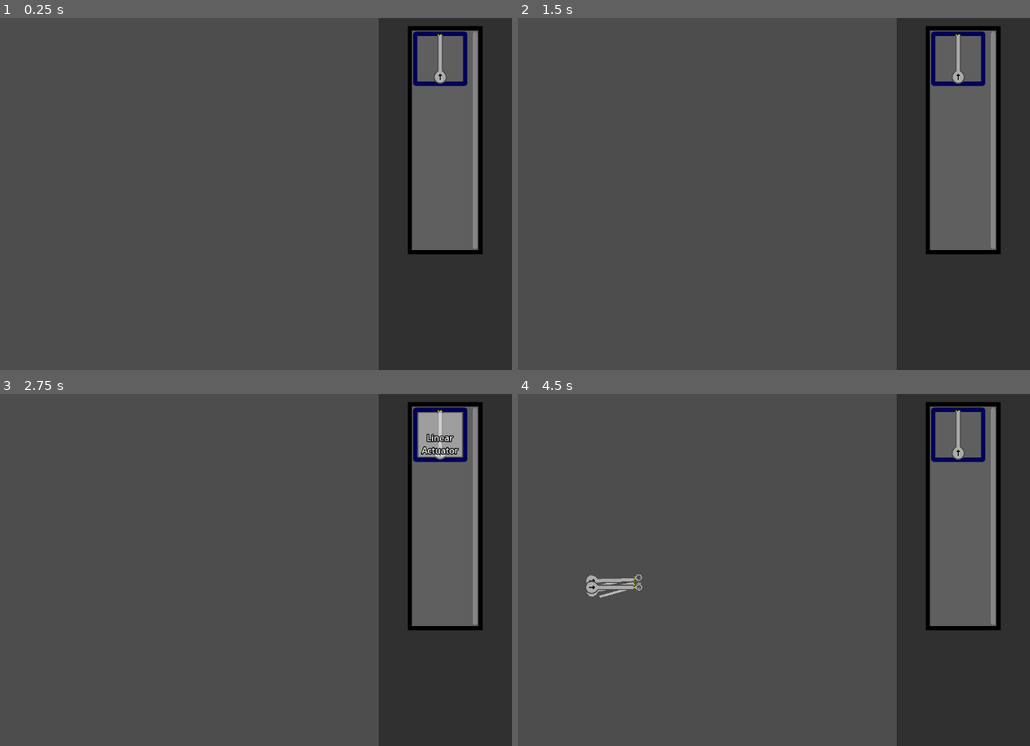
Above: before the commit, frames 1-4 (two rows, left to right).
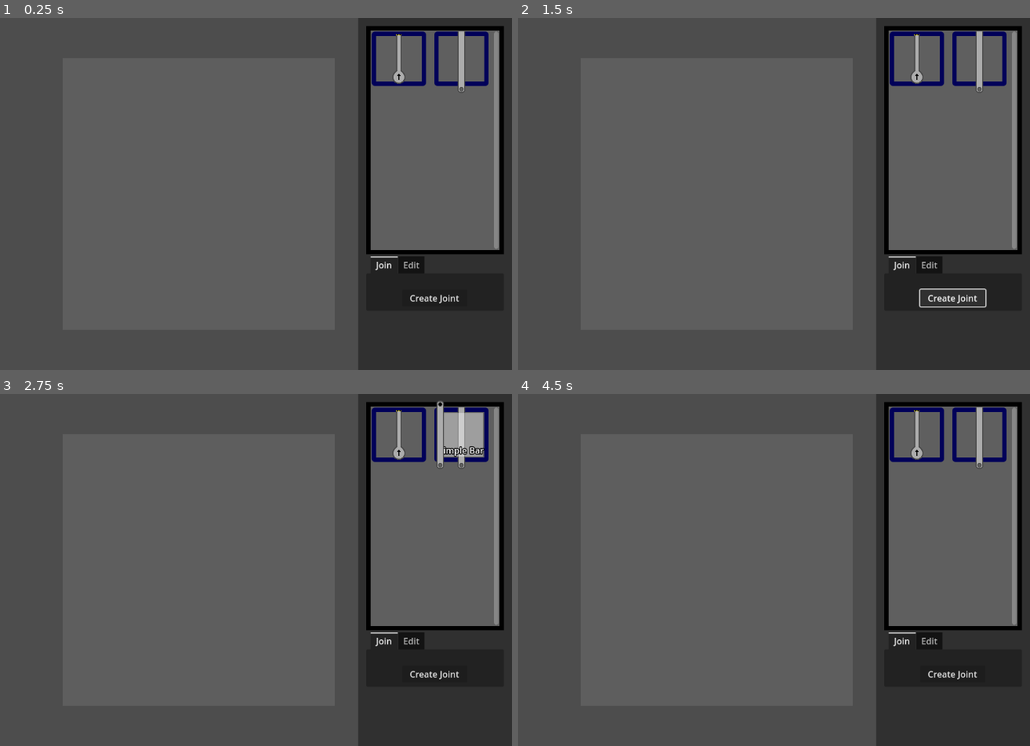
Above: after the commit, the same moments.

Repository: HUG-DEALR/designer_miner
Game: Godot game, scene res://Scenes/Menus/Builder_Menu.tscn
Same seed, same stepped clock (60 frames per second), same inputs: the game is played once before the commit and once after it. This scene is started directly instead of the project's main scene.
Inputs (mouse positions are in pixels of both pictures, inside the frame that each line leads up to):
- Up to frame 1 (0.25 s): no input
- Up to frame 2 (1.5 s): click (958, 60) at 0.52 s; click (953, 299) at 1.25 s, where only the run after the commit has a clickable "Create Joint"
- Up to frame 3 (2.75 s): click (440, 436) at 2.02 s
- Up to frame 4 (4.5 s): click (958, 436) at 2.77 s; tap Enter at 3.5 s; move the mouse to (855, 552) at 3.52 s; tap 2 at 3.6, 4.35 s; click (855, 552) at 3.67 s; tap Space at 4.25 s; move the mouse to (589, 587) at 4.27 s; click (589, 587) at 4.42 s

The runs differ from the first frame. In frame 1, 12% of the frame differs, in the area x 69-99%, y 0-100%; in frame 2, 13%; in frame 3, 13%; in frame 4, 13%.

Commit message:
added menu elements and dragging capacity to building menu

Diff:
--- a/Scenes/Menus/Builder_Menu.tscn
+++ b/Scenes/Menus/Builder_Menu.tscn
@@ -20,6 +20,9 @@
 border_width_right = 8
 border_width_bottom = 8
 border_color = Color(0, 0, 0, 1)
+
+[sub_resource type="StyleBoxFlat" id="StyleBoxFlat_rrsfb"]
+bg_color = Color(1, 1, 1, 0.0980392)
 
 [node name="BuilderMenu" type="Node2D"]
 script = ExtResource("1_71iis")
@@ -79,4 +82,90 @@
 theme_override_constants/v_separation = 15
 columns = 2
 
-[node name="Mouse_Follower" type="Node2D" parent="."]
+[node name="TabContainer" type="TabContainer" parent="CanvasLayer/Control/PanelContainer/VBoxContainer"]
+custom_minimum_size = Vector2(200, 100)
+layout_mode = 2
+current_tab = 0
+
+[node name="Join" type="VBoxContainer" parent="CanvasLayer/Control/PanelContainer/VBoxContainer/TabContainer"]
+layout_mode = 2
+theme_override_constants/separation = 5
+metadata/_tab_index = 0
+
+[node name="HBoxContainer" type="HBoxContainer" parent="CanvasLayer/Control/PanelContainer/VBoxContainer/TabContainer/Join"]
+layout_mode = 2
+theme_override_constants/separation = 5
+alignment = 1
+
+[node name="node_a" type="Label" parent="CanvasLayer/Control/PanelContainer/VBoxContainer/TabContainer/Join/HBoxContainer"]
+custom_minimum_size = Vector2(75, 25)
+layout_mode = 2
+horizontal_alignment = 1
+vertical_alignment = 1
+
+[node name="node_b" type="Label" parent="CanvasLayer/Control/PanelContainer/VBoxContainer/TabContainer/Join/HBoxContainer"]
+custom_minimum_size = Vector2(75, 25)
+layout_mode = 2
+horizontal_alignment = 1
+vertical_alignment = 1
+
+[node name="Button" type="Button" parent="CanvasLayer/Control/PanelContainer/VBoxContainer/TabContainer/Join"]
+custom_minimum_size = Vector2(120, 25)
+layout_mode = 2
+size_flags_horizontal = 4
+text = "Create Joint"
+
+[node name="Edit" type="VBoxContainer" parent="CanvasLayer/Control/PanelContainer/VBoxContainer/TabContainer"]
+visible = false
+layout_mode = 2
+theme_override_constants/separation = 5
+metadata/_tab_index = 1
+
+[node name="label" type="Label" parent="CanvasLayer/Control/PanelContainer/VBoxContainer/TabContainer/Edit"]
+custom_minimum_size = Vector2(75, 25)
+layout_mode = 2
+text = "WIP"
+horizontal_alignment = 1
+vertical_alignment = 1
+
+[node name="Mouse_Follower" type="Node2D" parent="CanvasLayer"]
+
+[node name="Control2" type="Control" parent="CanvasLayer"]
+layout_mode = 3
+anchors_preset = 8
+anchor_left = 0.5
+anchor_top = 0.5
+anchor_right = 0.5
+anchor_bottom = 0.5
+grow_horizontal = 2
+grow_vertical = 2
+size_flags_horizontal = 4
+size_flags_vertical = 4
+focus_mode = 2
+mouse_filter = 1
+
+[node name="ScrollContainer" type="ScrollContainer" parent="CanvasLayer/Control2"]
+custom_minimum_size = Vector2(500, 500)
+layout_mode = 1
+anchors_preset = 8
+anchor_left = 0.5
+anchor_top = 0.5
+anchor_right = 0.5
+anchor_bottom = 0.5
+offset_left = -50.0
+offset_top = -50.0
+offset_right = 50.0
+offset_bottom = 50.0
+grow_horizontal = 2
+grow_vertical = 2
+follow_focus = true
+
+[node name="PanelContainer" type="PanelContainer" parent="CanvasLayer/Control2/ScrollContainer"]
+custom_minimum_size = Vector2(500, 500)
+layout_mode = 2
+theme_override_styles/panel = SubResource("StyleBoxFlat_rrsfb")
+
+[node name="Build_Plate" type="Node2D" parent="CanvasLayer/Control2/ScrollContainer/PanelContainer"]
+
+[connection signal="mouse_entered" from="CanvasLayer/Control2/ScrollContainer/PanelContainer" to="." method="_on_build_plate_mouse_entered"]
+[connection signal="mouse_exited" from="CanvasLayer/Control2/ScrollContainer/PanelContainer" to="." method="_on_build_plate_mouse_exited"]
--- a/Scenes/Parts/Moving_Parts/linear_actuator.tscn
+++ b/Scenes/Parts/Moving_Parts/linear_actuator.tscn
@@ -16,7 +16,7 @@
 [sub_resource type="RectangleShape2D" id="RectangleShape2D_clpos"]
 size = Vector2(68, 9)
 
-[node name="Linear_Actuator" type="RigidBody2D"]
+[node name="Linear_Actuator" type="RigidBody2D" groups=["multibody_part"]]
 collision_layer = 25
 collision_mask = 184
 gravity_scale = 0.0
--- a/Scenes/Parts/Rigid_Parts/simple_bar.tscn
+++ b/Scenes/Parts/Rigid_Parts/simple_bar.tscn
@@ -1,26 +1,34 @@
 [gd_scene load_steps=5 format=3 uid="uid://cm8o7qb14s50h"]
 
 [ext_resource type="Script" path="res://Scripts/Part_Scripts/Rigid_Parts/Simple_Bar.gd" id="1_a6bie"]
+[ext_resource type="Texture2D" uid="uid://stid1skvf4gx" path="res://Sprites/Parts/Rigid_Parts/Simple_Bar.png" id="2_s88na"]
 
 [sub_resource type="RectangleShape2D" id="RectangleShape2D_pn0n4"]
-size = Vector2(32, 64)
+size = Vector2(14, 112)
 
-[sub_resource type="Gradient" id="Gradient_gs75i"]
-
-[sub_resource type="GradientTexture2D" id="GradientTexture2D_co4t3"]
-gradient = SubResource("Gradient_gs75i")
-fill_from = Vector2(1, 1)
+[sub_resource type="CircleShape2D" id="CircleShape2D_m32iu"]
+radius = 7.0
 
 [node name="Simple_Bar" type="RigidBody2D"]
 collision_layer = 19
 collision_mask = 130
 gravity_scale = 0.0
-inertia = 427.0
 script = ExtResource("1_a6bie")
 
 [node name="CollisionShape2D" type="CollisionShape2D" parent="."]
 shape = SubResource("RectangleShape2D_pn0n4")
 
+[node name="CollisionShape2D2" type="CollisionShape2D" parent="."]
+position = Vector2(0, 56)
+shape = SubResource("CircleShape2D_m32iu")
+
+[node name="CollisionShape2D3" type="CollisionShape2D" parent="."]
+position = Vector2(0, -56)
+shape = SubResource("CircleShape2D_m32iu")
+
 [node name="Sprite2D" type="Sprite2D" parent="."]
-scale = Vector2(0.5, 1)
-texture = SubResource("GradientTexture2D_co4t3")
+texture_filter = 1
+texture = ExtResource("2_s88na")
+
+[connection signal="mouse_entered" from="." to="." method="_on_mouse_entered"]
+[connection signal="mouse_exited" from="." to="." method="_on_mouse_exited"]
--- a/Scripts/Menus/Builder_Menu.gd
+++ b/Scripts/Menus/Builder_Menu.gd
@@ -1,27 +1,67 @@
 extends Node2D
 
 @onready var item_grid: GridContainer = $CanvasLayer/Control/PanelContainer/VBoxContainer/PanelContainer/ScrollContainer/MarginContainer/GridContainer
-@onready var mouse_follower: Node2D = $Mouse_Follower
+@onready var mouse_follower: Node2D = $CanvasLayer/Mouse_Follower
+@onready var build_plate_node: Node2D = $CanvasLayer/Control2/ScrollContainer/PanelContainer/Build_Plate
+@onready var build_panel: PanelContainer = $CanvasLayer/Control2/ScrollContainer/PanelContainer
 
 const item_frame_path: String = "res://Scenes/Menus/item_frame.tscn"
 const parts_dict: Dictionary = {
-	"Linear Actuator": "res://Scenes/Parts/Moving_Parts/linear_actuator.tscn"
+	"Linear Actuator": "res://Scenes/Parts/Moving_Parts/linear_actuator.tscn",
+	"Simple Bar": "res://Scenes/Parts/Rigid_Parts/simple_bar.tscn"
 }
 const parts_thumbnail_dict: Dictionary = { # Keys must match parts_dict
-	"Linear Actuator": "res://Sprites/Parts/Moving_Parts/Linear_Actuator_1_Base.png"
+	"Linear Actuator": "res://Sprites/Parts/Moving_Parts/Linear_Actuator_1_Base.png",
+	"Simple Bar": "res://Sprites/Parts/Rigid_Parts/Simple_Bar.png"
 }
 
 var mouse_carrying_a_part: bool = false
+var mouse_over_buildplate: bool = false
+var part_being_carried: Node2D
+var item_frames: Dictionary = {}
 
 func _ready() -> void:
-	for key in parts_dict:
-		var new_item_frame = load(item_frame_path).instantiate()
-		item_grid.add_child(new_item_frame)
-		new_item_frame.init_item_frame(parts_thumbnail_dict[key], parts_dict[key], key, mouse_follower, self)
+	init_items()
 
 func _process(_delta: float) -> void:
 	if mouse_carrying_a_part:
 		mouse_follower.position = get_viewport().get_mouse_position()
+		part_being_carried.position = Vector2.ZERO
+
+func _input(event: InputEvent) -> void:
+	if event is InputEventMouseButton and event.pressed:
+		if mouse_carrying_a_part:
+			if mouse_over_buildplate:
+				part_being_carried.reparent(build_plate_node)
+				part_being_carried = null
+				mouse_carrying_a_part = false
+			else:
+				for node in mouse_follower.get_children():
+					node.queue_free()
+				part_being_carried = null
+				mouse_carrying_a_part = false
 
 func set_carrying_state(state: bool) -> void:
 	mouse_carrying_a_part = state
+	if mouse_follower.get_child(-1):
+		part_being_carried = mouse_follower.get_child(-1)
+
+func get_carrying_state() -> bool:
+	return mouse_carrying_a_part
+
+func init_items() -> void:
+	if item_frames.size() > 0:
+		for key in item_frames:
+			item_frames[key].queue_free()
+		item_frames.clear()
+	for key in parts_dict:
+		var new_item_frame = load(item_frame_path).instantiate()
+		item_grid.add_child(new_item_frame)
+		item_frames[key] = new_item_frame
+		new_item_frame.init_item_frame(parts_thumbnail_dict[key], parts_dict[key], key, mouse_follower, self)
+
+func _on_build_plate_mouse_entered() -> void:
+	mouse_over_buildplate = true
+
+func _on_build_plate_mouse_exited() -> void:
+	mouse_over_buildplate = false
--- a/Scripts/Menus/Item_Frame.gd
+++ b/Scripts/Menus/Item_Frame.gd
@@ -10,17 +10,16 @@
 var code_running_node: Node2D
 
 func init_item_frame(texture_path: String, item_path: String, name_of_item: String, mouse_follower: Node2D, code_parent: Node2D) -> void:
-	var item_thumbnail: Texture2D = load(texture_path)
+	image.texture = load(texture_path)
 	item_name = name_of_item
 	mouse_node = mouse_follower
 	code_running_node = code_parent
 	label.text = item_name
 	label.visible = false
-	image.texture = item_thumbnail
 	item = load(item_path)
 
 func _on_texture_button_pressed() -> void:
-	if item:
+	if item and not code_running_node.get_carrying_state():
 		mouse_node.add_child(item.instantiate())
 		code_running_node.set_carrying_state(true)
 
--- a/Scripts/Part_Scripts/Moving_Parts/Linear_Actuator.gd
+++ b/Scripts/Part_Scripts/Moving_Parts/Linear_Actuator.gd
@@ -6,6 +6,10 @@
 @onready var pin_rigid_body: RigidBody2D = $Pin
 @onready var groove_1: GrooveJoint2D = $GrooveJoint2D1
 @onready var groove_2: GrooveJoint2D = $GrooveJoint2D2
+
+func _ready() -> void:
+	groove_1.bias = 1.0
+	groove_2.bias = 1.0
 
 func get_offset(join_number: int) -> Vector2:
 	match  join_number:
--- a/Scripts/Part_Scripts/Rigid_Parts/Simple_Bar.gd
+++ b/Scripts/Part_Scripts/Rigid_Parts/Simple_Bar.gd
@@ -1,28 +1,27 @@
 extends RigidBody2D
 
-var force_array: Array = []
-var moment_array: Array = []
-var equiv_simple_force: Vector2 = Vector2.ZERO
-var equiv_moment: float = 0.0
+var touching_mouse: bool = false
+var selected: bool = false
 
-func _physics_process(_delta: float) -> void:
-	if force_array.size() > 0 or moment_array.size() > 0:
-		update_vels()
+func _input(event: InputEvent) -> void:
+	if event is InputEventMouseButton and event.pressed:
+		if touching_mouse:
+			if selected:
+				selected = false
+			else:
+				selected = true
 
-func update_vels() -> void:
-	simplify_forces()
-	linear_velocity += equiv_simple_force/mass
-	angular_velocity += equiv_moment/inertia
+func get_offset(join_number: int) -> Vector2:
+	match  join_number:
+		1:
+			return Vector2(0,56).rotated(global_rotation)
+		2:
+			return Vector2(0,-56).rotated(global_rotation)
+		_:
+			return Vector2.ZERO
 
-func simplify_forces() -> void:
-	equiv_simple_force = Global.convert_to_simple_force(force_array)
-	equiv_moment = Global.convert_to_simple_moment(force_array, moment_array)
-	force_array.clear()
-	moment_array.clear()
+func _on_mouse_entered() -> void:
+	touching_mouse = true
 
-func add_force_to_array(force_mag: float, force_direction: Vector2, force_pos: Vector2) -> void:
-	force_pos = self.to_local(force_pos)
-	force_array.append([force_mag*force_direction.normalized(),force_pos])
-
-func add_moment_to_array(moment: float) -> void:
-	moment_array.append(moment)
+func _on_mouse_exited() -> void:
+	touching_mouse = false
--- a/project.godot
+++ b/project.godot
@@ -19,6 +19,10 @@
 
 Global="*res://Scripts/Global.gd"
 
+[global_group]
+
+multibody_part=""
+
 [layer_names]
 
 2d_physics/layer_1="Everything"
Not shown: 1 places in Scenes/Menus/Builder_Menu.tscn that only renumber resources
Binary file added: Sprites/Parts/Rigid_Parts/Simple_Bar.png
Not shown, added: Sprites/Parts/Rigid_Parts/Simple_Bar.png.import
